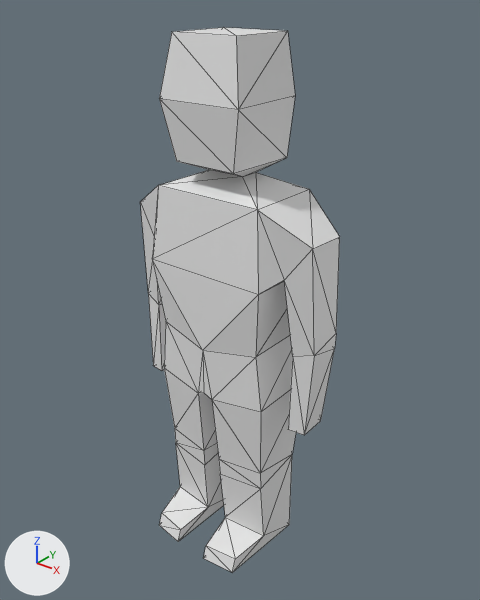
The FBX model Hololens2.0/Assets/Models/Characters/character.fbx, before and after one commit.
Both versions are drawn from a camera (50 mm lens) standing at (0.978, -1.138, 1.462) and looking at (0.015, 0.065, 0.715). Arrows for +X, +Y and +Z are at lower left; the lights stay in place. Mesh edges are drawn as thin lines. Where no turn or scale is listed for an object, it has been applied to the vertices.

Script lines for the objects in view, before the commit:
```python
me_cube_080 = bpy.data.meshes.new('Cube.080')
me_cube_080.from_pydata(...)  # 96 vertices, 188 faces; spans x -0.275..0.275, y -0.14..0.198, z -0.003..1.357
# before: 6 (0.149, -0.042, 1.012) at pixel (257, 209), 9 (0.15, 0.158, 1.012) at pixel (309, 189), 10 (0.169, 0.175, 0.822), 40 (0.266, 0.002, 0.937) at pixel (312, 248), 41 (0.266, 0.114, 0.932) at pixel (339, 236)
# before: 42 (0.203, -0.011, 0.851) at pixel (284, 280), 43 (0.204, 0.12, 0.845)
# before: 56 (-0.149, -0.042, 1.012) at pixel (158, 185), 59 (-0.15, 0.158, 1.012), 60 (-0.169, 0.175, 0.822), 86 (-0.266, 0.002, 0.937) at pixel (140, 201), 87 (-0.266, 0.114, 0.932)
# before: 88 (-0.203, -0.011, 0.851), 89 (-0.204, 0.12, 0.845)
ob_character = bpy.data.objects.new('Character', me_cube_080)
ob_character.location = (0.0, 0.0, 0.0)
```
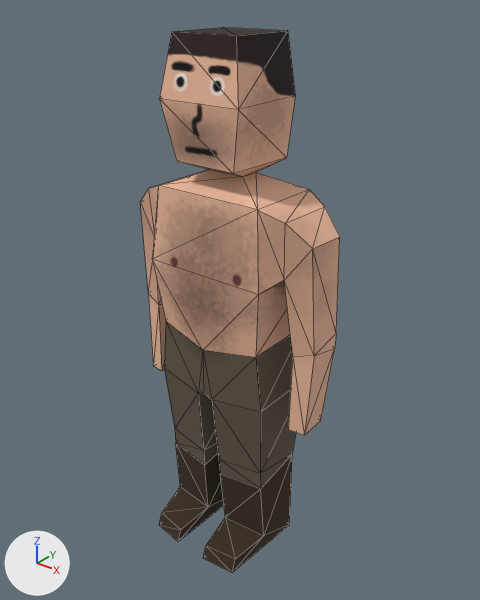
What differs and where, as boxes (x1, y1, x2, y2) in the pictures (480 x 600 px):
part 1 of me_cube_080, built on
    both: (258, 189, 340, 280)
part 2 of me_cube_080, built on
    both: (140, 186, 158, 235)
part 3 of me_cube_080, recoloured (grey to beige)
    both: (140, 27, 340, 573)

The change, as a list of edits to the scene's bpy script:
```text
Add img_character_defaultmaterial_albedotransparency_png:
    img_character_defaultmaterial_albedotransparency_png = load_image('character_DefaultMaterial_AlbedoTransparency.png', 'Material/Character3/character_DefaultMaterial_AlbedoTransparency.png', 512, 512, 'sRGB')
Add mat_material_002:
    mat_material_002 = principled_material('Material.002')
    mat_material_002.texture = img_character_defaultmaterial_albedotransparency_png
    mat_material_002.roughness = 1.0
Change me_cube_080:
    used by ob_character; location = (0.0, 0.0, 0.0)
    verts and faces of me_cube_080; kept vertices keep their numbers, new ones are numbered from 96
    remove me_cube_080.from_pydata(...)  # 96 vertices, 188 faces; spans x -0.275..0.275, y -0.14..0.198, z -0.003..1.357
    add me_cube_080.from_pydata(...)  # 100 vertices, 196 faces; spans x -0.275..0.275, y -0.14..0.198, z -0.003..1.357
    me_cube_080 part 1
    add delete_faces([(9, 43, 10), (6, 42, 40), (6, 40, 9), (9, 41, 43), (9, 40, 41)])
    add verts[96] = (0.208, -0.02, 0.988)  # pixel (285, 223)
    add verts[97] = (0.208, 0.136, 0.986)  # pixel (324, 206)
    add faces += [(6, 96, 9), (6, 42, 96), (40, 96, 42), (40, 97, 96), (41, 43, 97), (9, 97, 10)]
    add faces += [(9, 96, 97), (40, 41, 97), (10, 97, 43)]
    me_cube_080 part 2
    add delete_faces([(59, 89, 87), (56, 59, 86), (59, 60, 89), (56, 86, 88), (59, 87, 86)])
    add verts[98] = (-0.208, -0.02, 0.988)  # pixel (148, 188)
    add verts[99] = (-0.208, 0.136, 0.986)  # pixel (190, 176)
    add faces += [(86, 98, 99), (87, 99, 89), (60, 89, 99), (86, 88, 98), (59, 99, 98), (86, 99, 87)]
    add faces += [(56, 59, 98), (59, 60, 99), (56, 98, 88)]
    me_cube_080 part 3: 178 faces spanning x -0.275..0.275, y -0.14..0.198, z -0.003..1.357 switch from no material to mat_material_002 (picture img_character_defaultmaterial_albedotransparency_png)
```
